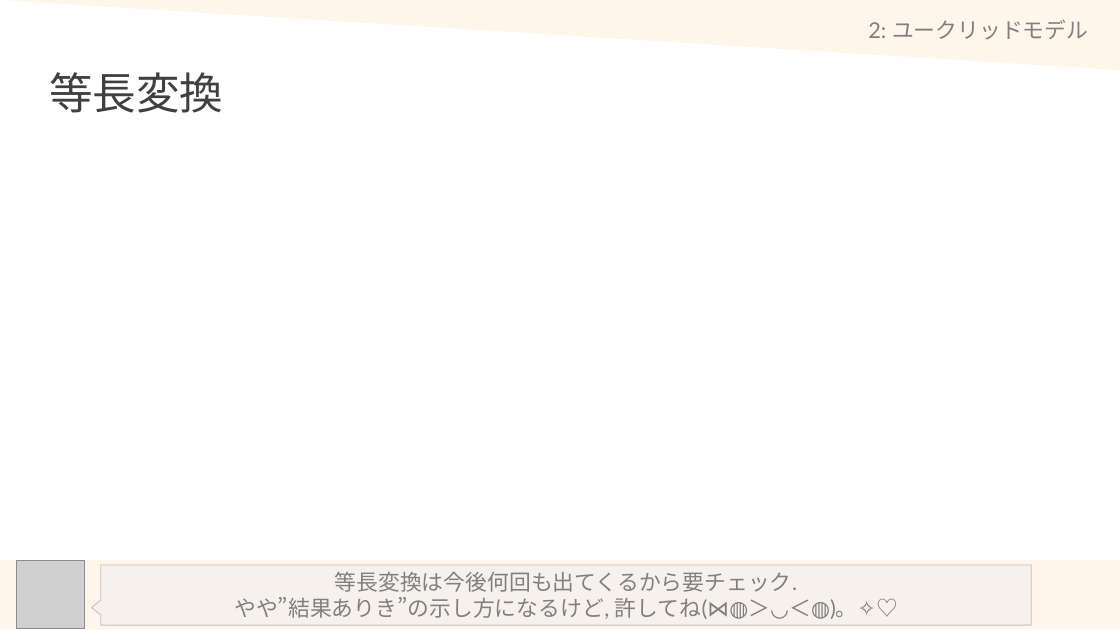
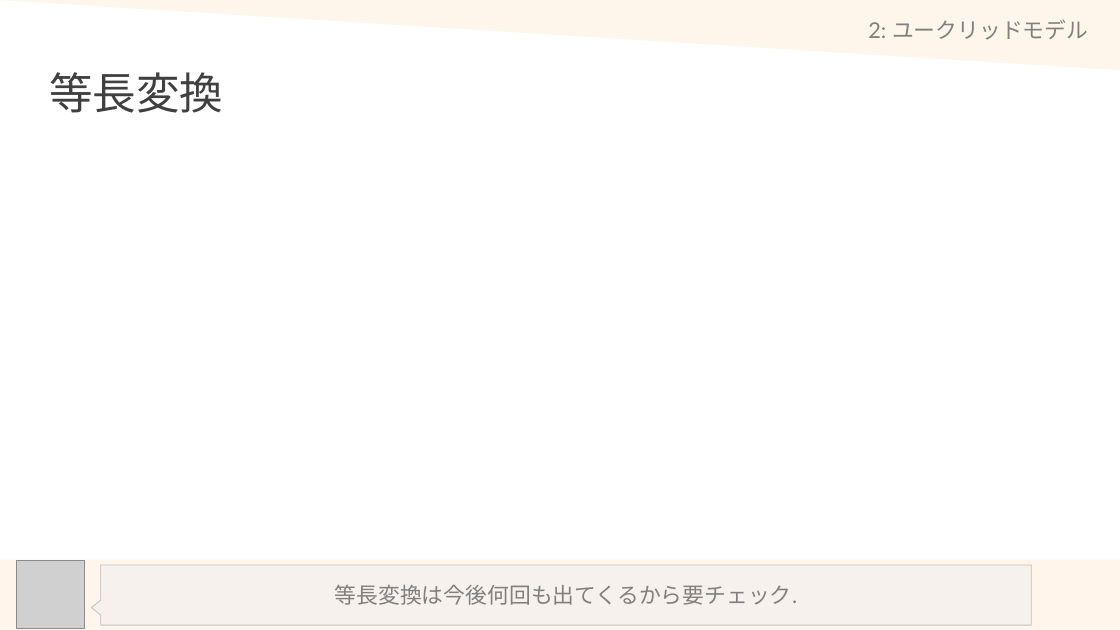
Before and after one commit to math-er/hyperbolic-space, a slide deck: slide 14 of Section2(上半平面とポアンカレ計量)/1-EuclidSpace.pptx. Drawn at 1120x630 pixels with LibreOffice and Linux fonts; fonts in the diff are those of the drawing; grey boxes stand for pictures. Boxes give left, top, right and bottom in pixels: in the first picture for what was removed or moved away, otherwise in the second. Text is boxed around its words. In the diff, an @@ line names an element or a change of style, - is before the commit and + after.

```diff
--- a/Section2(上半平面とポアンカレ計量)/1-EuclidSpace.pptx
+++ b/Section2(上半平面とポアンカレ計量)/1-EuclidSpace.pptx
@@ text in speech box at (234,597,858,619): paragraph removed @@
-やや”結果ありき”の示し方になるけど, 許してね(⋈◍＞◡＜◍)。✧♡
```
Also in this commit, not shown: 11 other slides changed, 7 slides added, 1 slide removed.
